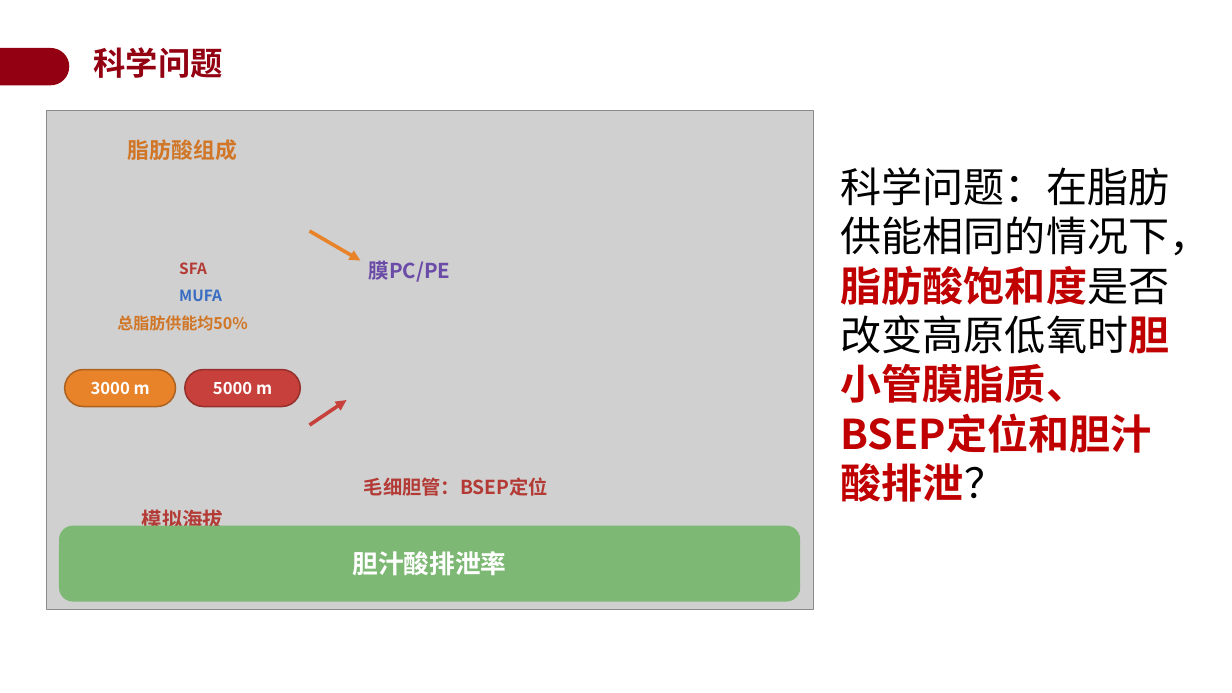
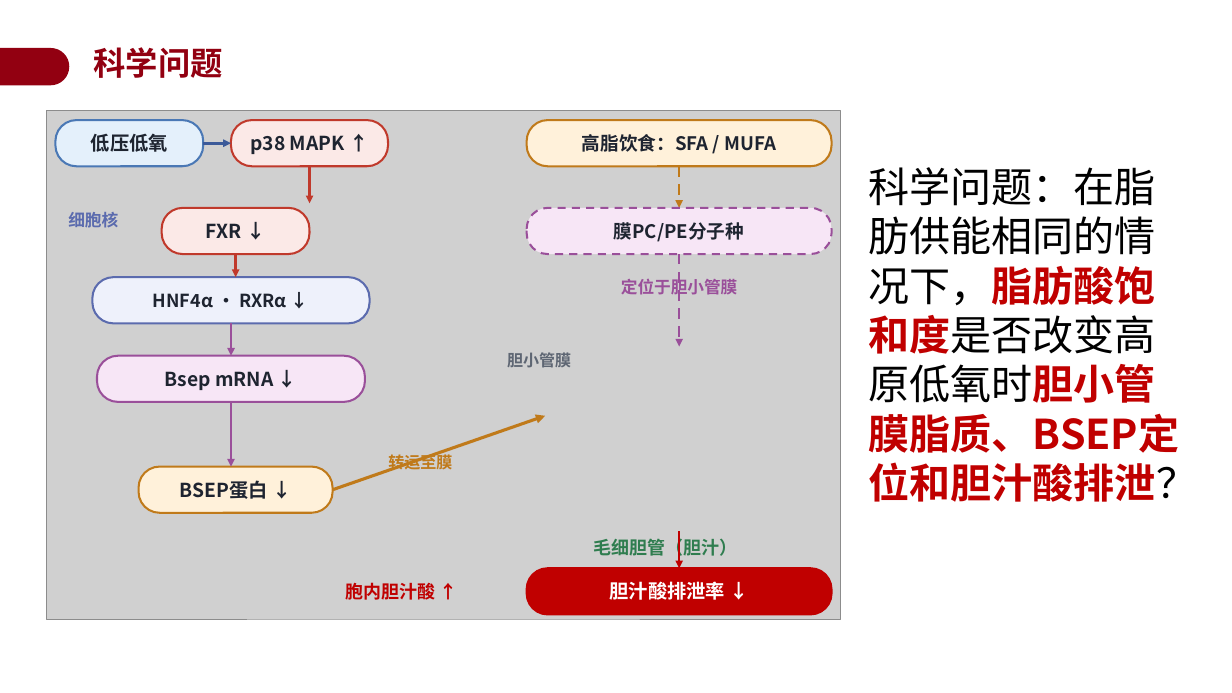
Before and after one commit to a854589274-afk/1, a slide deck: slide 10 of 开题答辩PPT_BSEP高原低压低氧.pptx. Drawn at 1232x693 pixels with LibreOffice and Linux fonts; fonts in the diff are those of the drawing; grey boxes stand for pictures; background and template pictures are left out. Boxes give left, top, right and bottom in pixels: in the first picture for what was removed or moved away, otherwise in the second. Text is boxed around its words. In the diff, an @@ line names an element or a change of style, - is before the commit and + after.

```diff
--- a/开题答辩PPT_BSEP高原低压低氧.pptx
+++ b/开题答辩PPT_BSEP高原低压低氧.pptx
@@ picture: place and size @@
-picture at <box>46,111,813,610</box>
+picture at <box>46,111,841,619</box>
@@ text "科学问题：在脂肪供能相同的情况下，脂肪酸饱和度是否改变高原低氧时胆小管膜脂质、BSEP定位和胆汁酸排泄？" rewrapped from <box>841,167,1211,403</box> to <box>868,167,1179,453</box> @@
@@ arrow moved from (310, 231) - (360, 261) to (231, 323) - (231, 356) @@
@@ arrow (231, 323) - (231, 356): stroke #E8832A 2.8 pt to #9A4F9A 2 pt @@
@@ group removed at <box>65,139,451,533</box>: 6 texts, 2 rounded rectangles, 1 arrow @@
-脂肪酸组成
-SFA
-MUFA
-总脂肪供能均50%
-3000 m
-5000 m
-模拟海拔
-膜PC/PE
@@ text at <box>593,536,737,560</box>: text changed; size 15 to 14 pt; text colour #B33A35 to #2F7D4F @@
-毛细胆管：BSEP定位
+毛细胆管（胆汁）
@@ group added at <box>55,120,832,600</box>: 8 rounded rectangles, 8 arrows, 5 texts @@
+低压低氧
+p38 MAPK ↑
+细胞核
+FXR ↓
+HNF4α · RXRα ↓
+Bsep mRNA ↓
+BSEP蛋白 ↓
+转运至膜
+高脂饮食：SFA / MUFA
+膜PC/PE分子种
+定位于胆小管膜
+胆小管膜
+胞内胆汁酸 ↑
@@ rounded rectangle "胆汁酸排泄率 ↓": place and size @@
-rounded rectangle "胆汁酸排泄率 ↓" at <box>60,527,799,601</box>
+rounded rectangle "胆汁酸排泄率 ↓" at <box>527,568,832,615</box>
@@ rounded rectangle "胆汁酸排泄率 ↓" at <box>527,568,832,615</box>: fill #7DB874 to #C00000; outline #7DB874 1.6 pt to #C00000 1.6 pt; proportions changed @@
@@ text in rounded rectangle at <box>610,581,725,600</box>: text changed; size 20 to 15 pt @@
-胆汁酸排泄率
+胆汁酸排泄率 ↓
```
Also in this commit, not shown: 3 other slides changed, 1 slide added.
